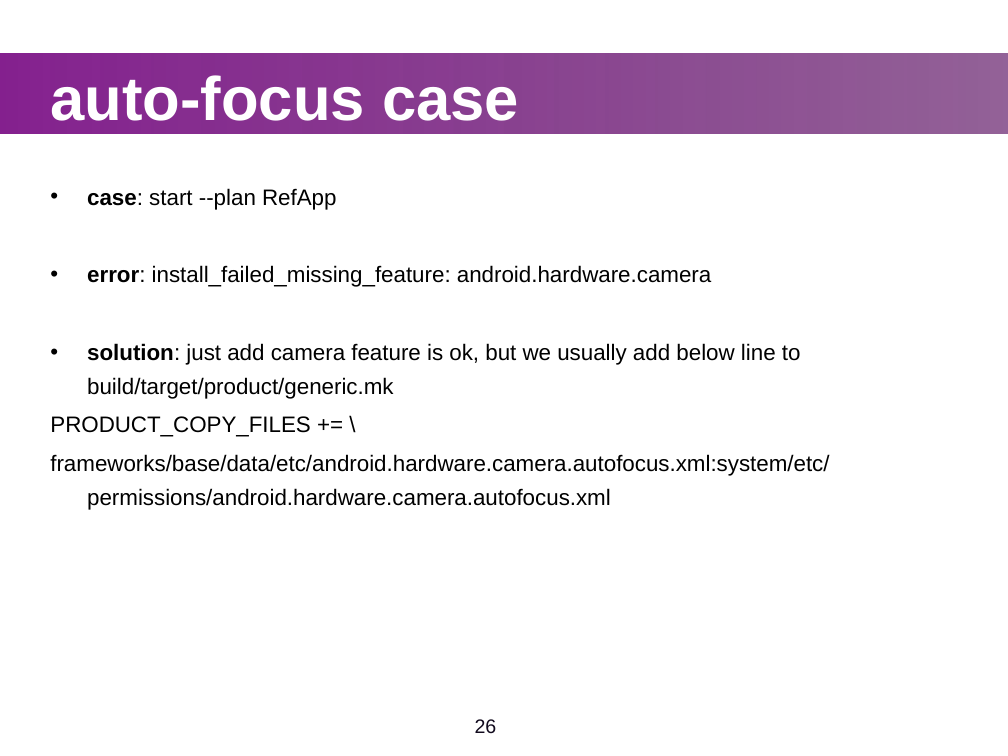
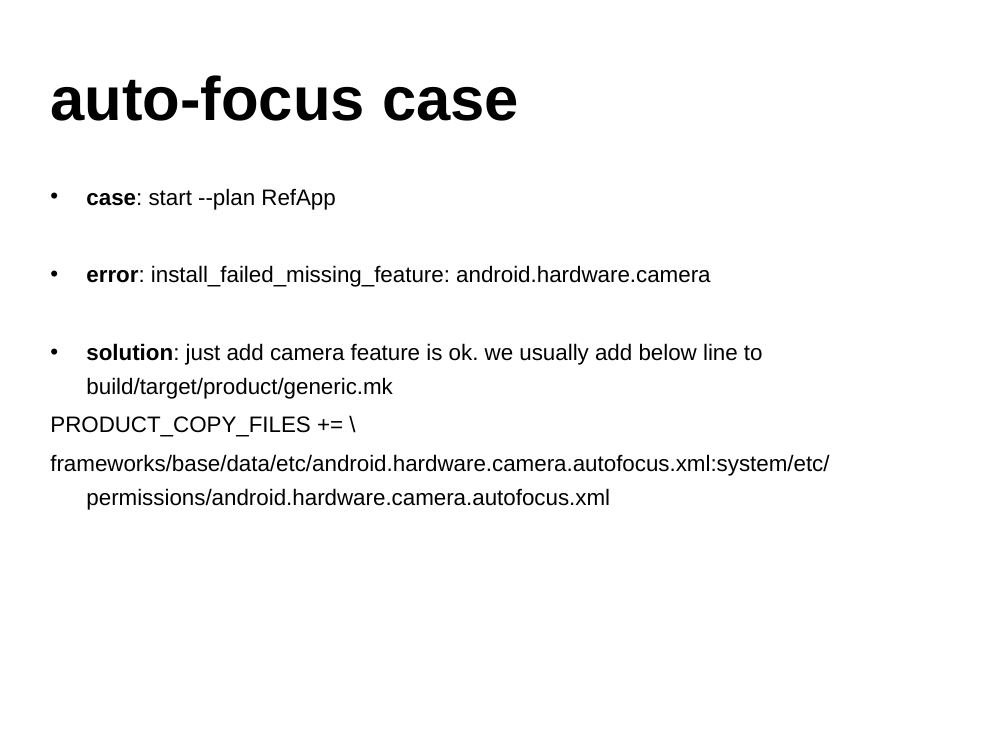
Before and after one commit to widerules/system-information, a slide deck: slide 25 of cts/CTS-training.ppt (slide 26 before the commit). Drawn at 1008x756 pixels with LibreOffice and Linux fonts; fonts in the diff are those of the drawing; background and template pictures are left out. Boxes give left, top, right and bottom in pixels: in the first picture for what was removed or moved away, otherwise in the second. Text is boxed around its words. In the diff, an @@ line names an element or a change of style, - is before the commit and + after.

```diff
--- a/cts/CTS-training.ppt
+++ b/cts/CTS-training.ppt
@@ rectangle removed at (x1=0, y1=53, x2=1008, y2=133) @@
@@ text "auto-focus case" at (x1=50, y1=75, x2=519, y2=121): text colour #FFFFFF to #000000 @@
@@ text at (x1=86, y1=343, x2=763, y2=399): text changed @@
-• solution: just add camera feature is ok, but we usually add below line to build/target/product/generic.mk
+• solution: just add camera feature is ok. we usually add below line to build/target/product/generic.mk
@@ page number removed at (x1=475, y1=719, x2=497, y2=733) @@
-26
```
Also in this commit, not shown: 40 other slides changed, 1 slide added, 2 slides removed.
